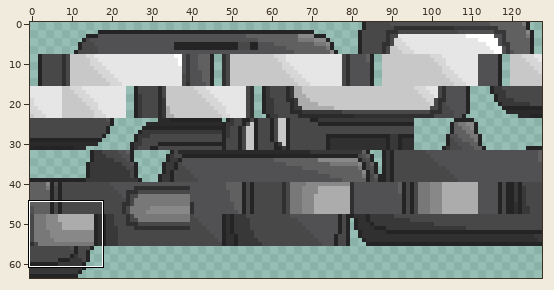
Sprite sheet: graphics/rotom_start_menu/overworld/flip_phone_tiles.png. Above: a wide view before the commit, with the close-up outlined.
Close-up. As it was:
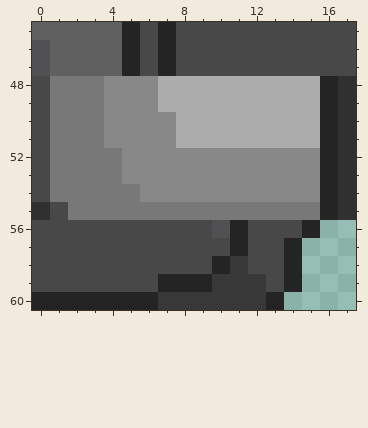
The file is 128x64 pixels. Shown: x 0..17, y 45..60. The commit also changed other parts of the picture, which this record leaves out.
Once edited:
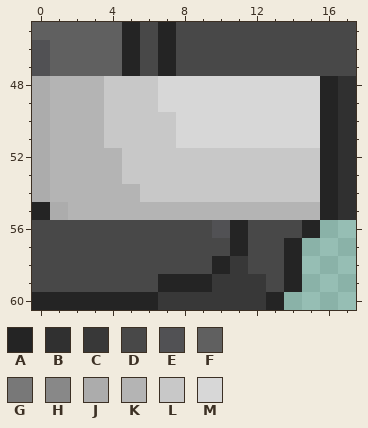
Palette (. is transparent): A #242424  B #303030  C #383838  D #484848  E #515154  F #606060  G #787878  H #888888  J #acacac  K #b4b4b4  L #c8c8c8  M #d7d7d7
From old to new:
Changed rows in their new state; - is an unchanged pixel.
first column x 0:
48 JKKKLLLMMMMMMMMM
49 JKKKLLLMMMMMMMMM
50 JKKKLLLLMMMMMMMM
51 JKKKLLLLMMMMMMMM
52 JKKKKLLLLLLLLLLL
53 JKKKKLLLLLLLLLLL
54 JKKKKKLLLLLLLLLL
55 AJKKKKKKKKKKKKKK
Changed places in both close-ups, as pixel boxes (x1, y1, x2, y2):
changed: (32, 76, 320, 220)
